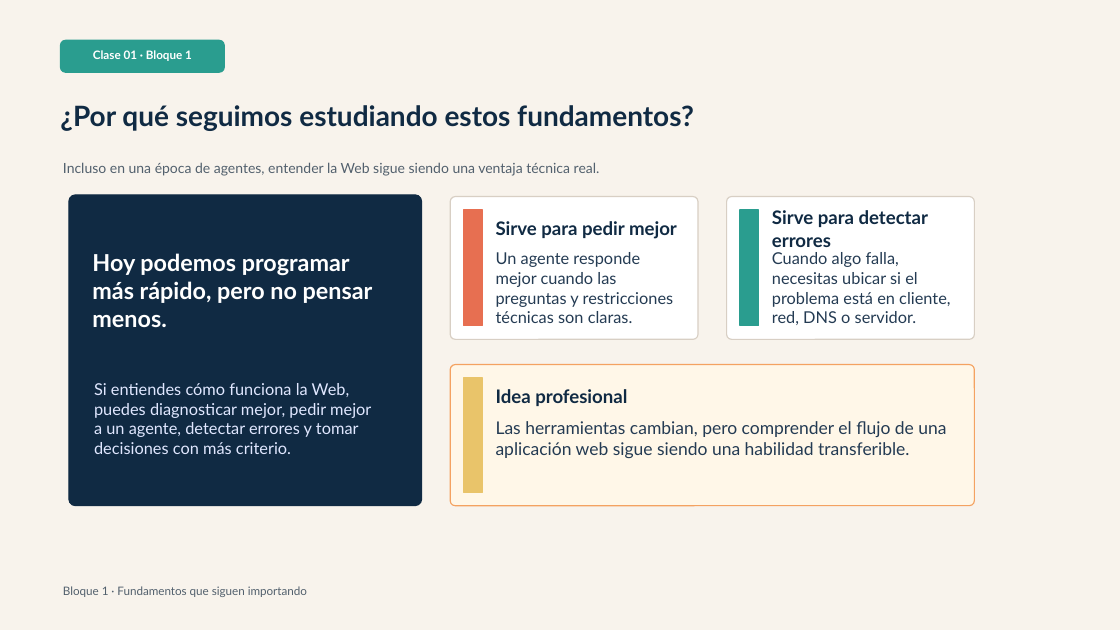
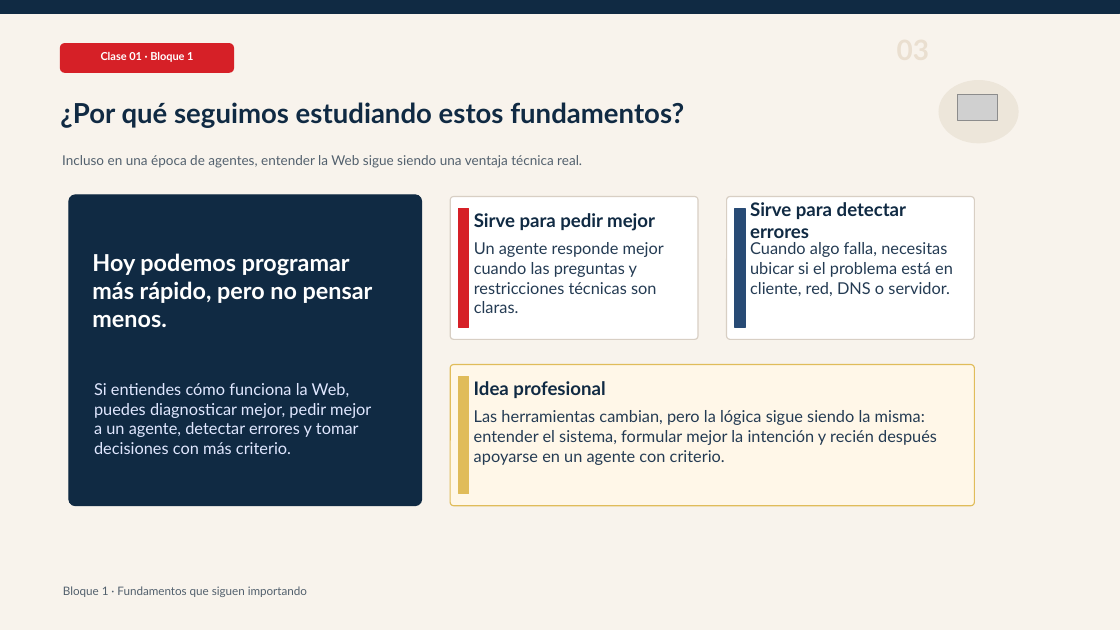
Before and after one commit to Dieg0Code/PRO301_Taller_de_Aplicaciones_para_Internet, a slide deck: slide 3 of clases/semana-01/01/ppt/Clase-01-Bloque-1-La-Web-No-Es-Magia.pptx. Drawn at 1120x630 pixels with LibreOffice and Linux fonts; fonts in the diff are those of the drawing; grey boxes stand for pictures. Boxes give left, top, right and bottom in pixels: in the first picture for what was removed or moved away, otherwise in the second. Text is boxed around its words. In the diff, an @@ line names an element or a change of style, - is before the commit and + after.

```diff
--- a/clases/semana-01/01/ppt/Clase-01-Bloque-1-La-Web-No-Es-Magia.pptx
+++ b/clases/semana-01/01/ppt/Clase-01-Bloque-1-La-Web-No-Es-Magia.pptx
@@ rectangle added at [0, 0, 1120, 13], fill #102A43, outline #102A43 1 pt @@
@@ rounded rectangle: place and size @@
-rounded rectangle at [60, 40, 224, 72]
+rounded rectangle at [60, 44, 234, 72]
@@ rounded rectangle at [60, 44, 234, 72]: fill #2A9D8F to #D62027; outline #2A9D8F 1 pt to #D62027 1 pt; proportions changed @@
@@ text "Clase 01 · Bloque 1" at [101, 52, 193, 62]: size 10 to 9.4 pt @@
@@ text "¿Por qué seguimos estudiando estos ..." at [60, 102, 684, 128]: size 24 to 23.6 pt @@
@@ ellipse added at [939, 81, 1018, 143], fill #EDE6DA, outline #EDE6DA 1 pt @@
@@ picture added at [958, 95, 998, 120] @@
@@ text "Incluso en una época de ..." at [62, 155, 582, 168]: size 12 to 11.6 pt @@
@@ rounded rectangle at [450, 197, 698, 339]: proportions changed @@
@@ rectangle: place and size @@
-rectangle at [464, 210, 482, 326]
+rectangle at [459, 208, 469, 328]
@@ rectangle at [459, 208, 469, 328]: fill #E76F51 to #D62027; outline #E76F51 1 pt to #D62027 1 pt @@
@@ text "Sirve para pedir mejor": place and size @@
-text "Sirve para pedir mejor" at [496, 221, 677, 239]
+text "Sirve para pedir mejor" at [474, 213, 655, 231]
@@ rounded rectangle at [727, 197, 975, 339]: proportions changed @@
@@ rectangle: place and size @@
-rectangle at [740, 210, 759, 326]
+rectangle at [735, 208, 745, 328]
@@ rectangle at [735, 208, 745, 328]: fill #2A9D8F to #284B75; outline #2A9D8F 1 pt to #284B75 1 pt @@
@@ text "Sirve para detectar errores": place and size @@
-text "Sirve para detectar errores" at [772, 210, 928, 247]
+text "Sirve para detectar errores" at [750, 202, 906, 238]
@@ text "Un agente responde mejor cuando ..." rewrapped from [496, 252, 674, 323] to [474, 242, 664, 313] @@
@@ text "Cuando algo falla, necesitas ubicar ..." rewrapped from [772, 252, 950, 325] to [750, 242, 953, 296] @@
@@ rounded rectangle at [450, 365, 975, 506]: outline #F4A261 1 pt to #E0BC5A 1 pt; proportions changed @@
@@ rectangle: place and size @@
-rectangle at [464, 378, 482, 492]
+rectangle at [459, 376, 469, 494]
@@ rectangle at [459, 376, 469, 494]: fill #E9C46A to #E0BC5A; outline #E9C46A 1 pt to #E0BC5A 1 pt @@
@@ text "Idea profesional": place and size @@
-text "Idea profesional" at [496, 389, 627, 406]
+text "Idea profesional" at [474, 381, 605, 398]
@@ text at [474, 410, 937, 465]: text changed; size 15 to 14 pt @@
-Las herramientas cambian, pero comprender el flujo de una aplicación web sigue siendo una habilidad transferible.
+Las herramientas cambian, pero la lógica sigue siendo la misma: entender el sistema, formular mejor la intención y recién después apoyarse en un agente con criterio.
```
Also in this commit, not shown: 57 other slides changed, 3 slides added, 2 slides removed, 26 other files.
